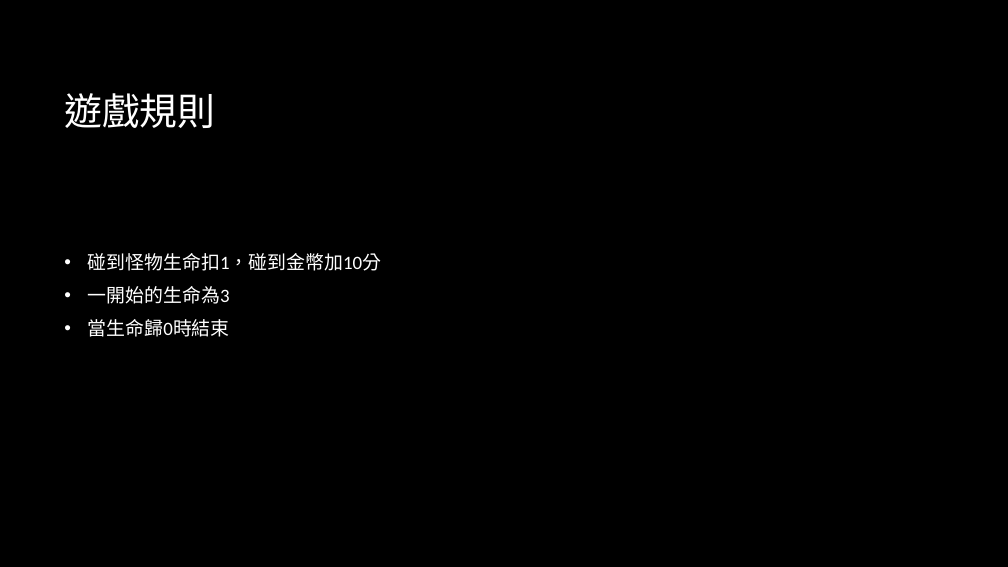
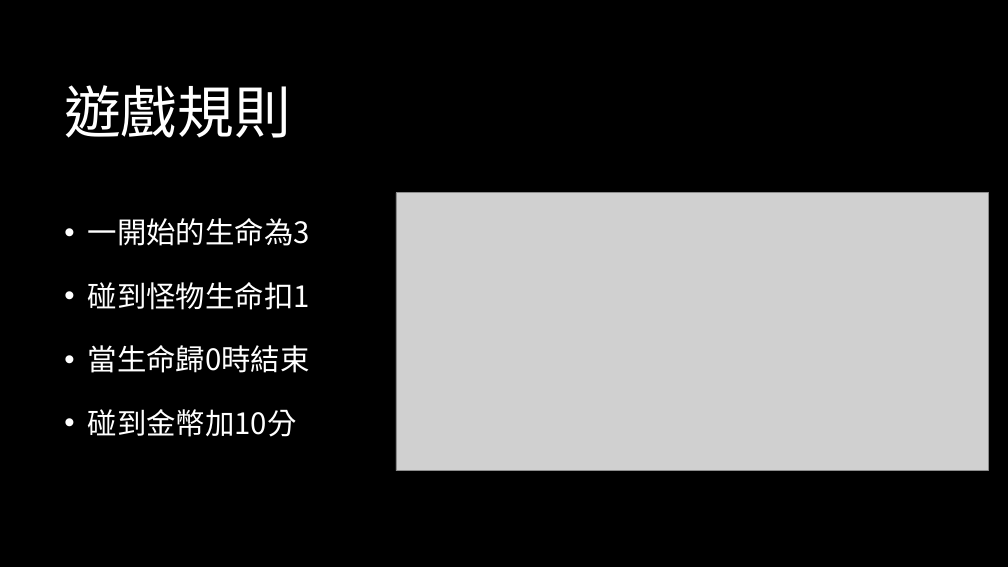
Before and after one commit to EricYu1202/mario, a slide deck: slide 2 of report.pptx. Drawn at 1008x567 pixels with LibreOffice and Linux fonts; fonts in the diff are those of the drawing; grey boxes stand for pictures; background and template pictures are left out. Boxes give left, top, right and bottom in pixels: in the first picture for what was removed or moved away, otherwise in the second. Text is boxed around its words. In the diff, an @@ line names an element or a change of style, - is before the commit and + after.

```diff
--- a/report.pptx
+++ b/report.pptx
@@ title "遊戲規則" at (64,85,291,138): size 36 to 54 pt, font Calibri to Noto Sans CJK SC @@
@@ picture added at (396,193,988,471) @@
@@ text "一開始的生命為3": place and size @@
-text "一開始的生命為3" at (88,253,381,337)
+text "一開始的生命為3" at (88,218,310,437)
@@ text at (88,218,310,373): size 18 to 28 pt, font Calibri to Noto Sans CJK SC in "一開始的生命為3", "當生命歸0時結束"; line spacing 1 to 1.5 @@
@@ text at (88,253,381,271): paragraph removed @@
-• 碰到怪物生命扣1，碰到金幣加10分
@@ text at (88,282,310,310): paragraph added @@
+• 碰到怪物生命扣1
@@ text at (88,409,297,437): paragraph added @@
+• 碰到金幣加10分
```
Also in this commit, not shown: 4 other slides changed.
